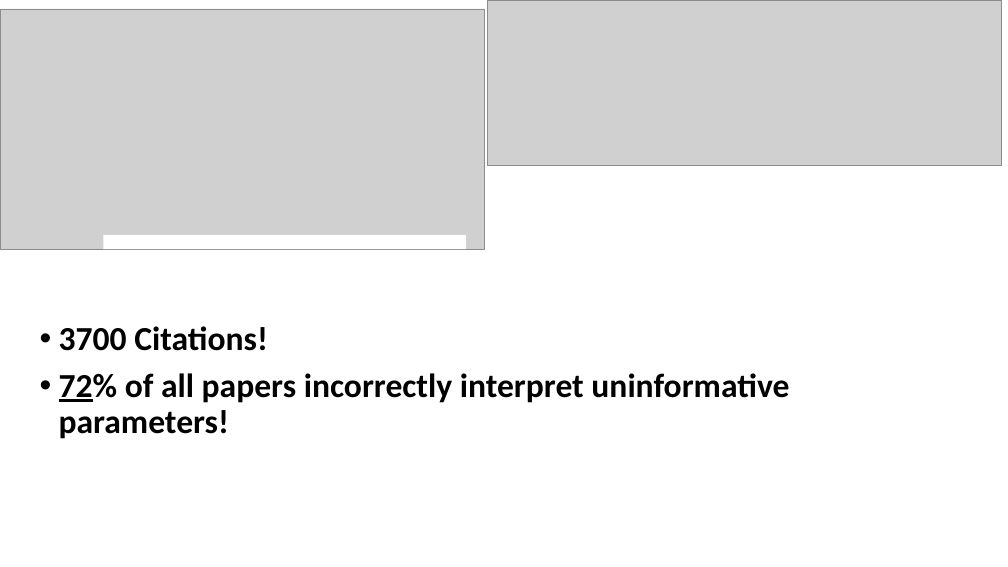
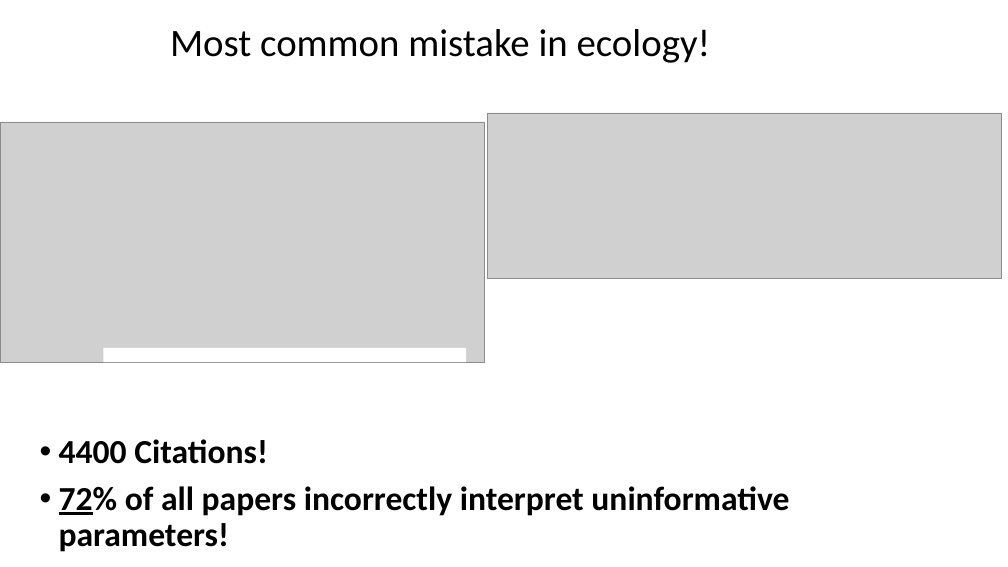
Before and after one commit to taaltree/FW536, a slide deck: slide 22 of Day3_MixedModels_ModelSelection/FW536_Day3_Afternoon_hypothesis test and model selection.pptx (slide 17 before the commit). Drawn at 1008x567 pixels with LibreOffice and Linux fonts; fonts in the diff are those of the drawing; grey boxes stand for pictures. Boxes give left, top, right and bottom in pixels: in the first picture for what was removed or moved away, otherwise in the second. Text is boxed around its words. In the diff, an @@ line names an element or a change of style, - is before the commit and + after.

```diff
--- a/Day3_MixedModels_ModelSelection/FW536_Day3_Afternoon_hypothesis test and model selection.pptx
+++ b/Day3_MixedModels_ModelSelection/FW536_Day3_Afternoon_hypothesis test and model selection.pptx
@@ title added at <box>170,29,711,63</box>, 37 pt, text #000000 @@
+Most common mistake in ecology!
@@ 2 pictures, 1 text, 1 rectangle: place and size @@
-2 pictures, 1 text, 1 rectangle at <box>0,0,1002,439</box>
+2 pictures, 1 text, 1 rectangle at <box>0,113,1002,552</box>
@@ text at <box>59,439,268,464</box>: text changed @@
-• 3700 Citations!
+• 4400 Citations!
```
Also in this commit, not shown: 7 other slides changed, 16 slides added, 25 slides removed, 8 other files.
